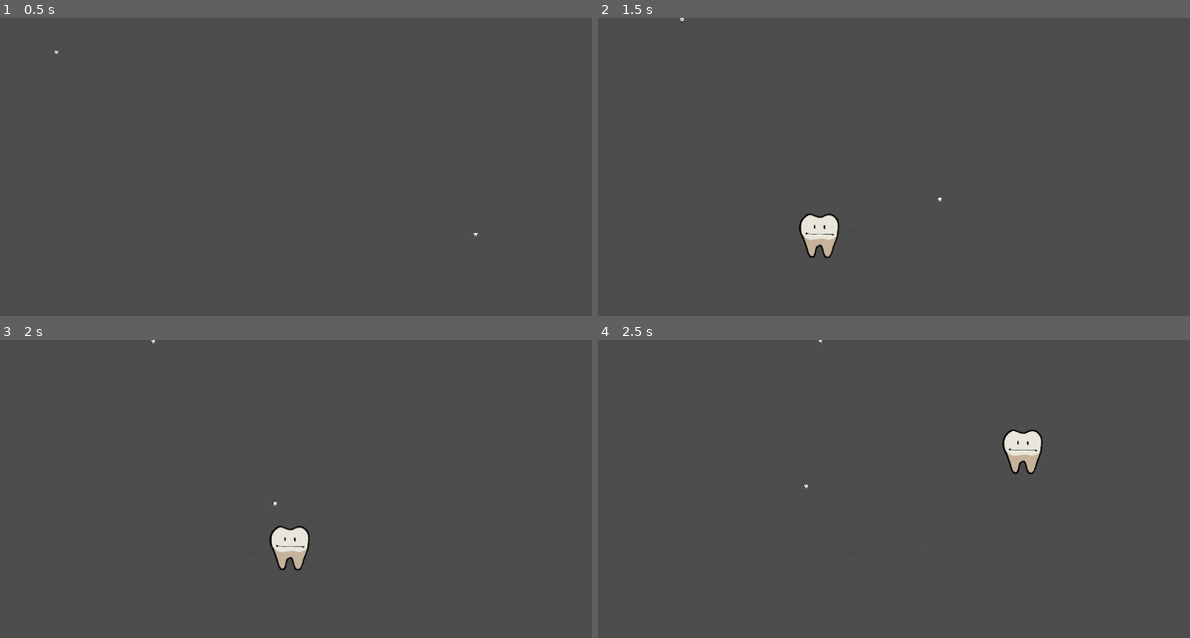
Above: before the commit, frames 1-4 (two rows, left to right).
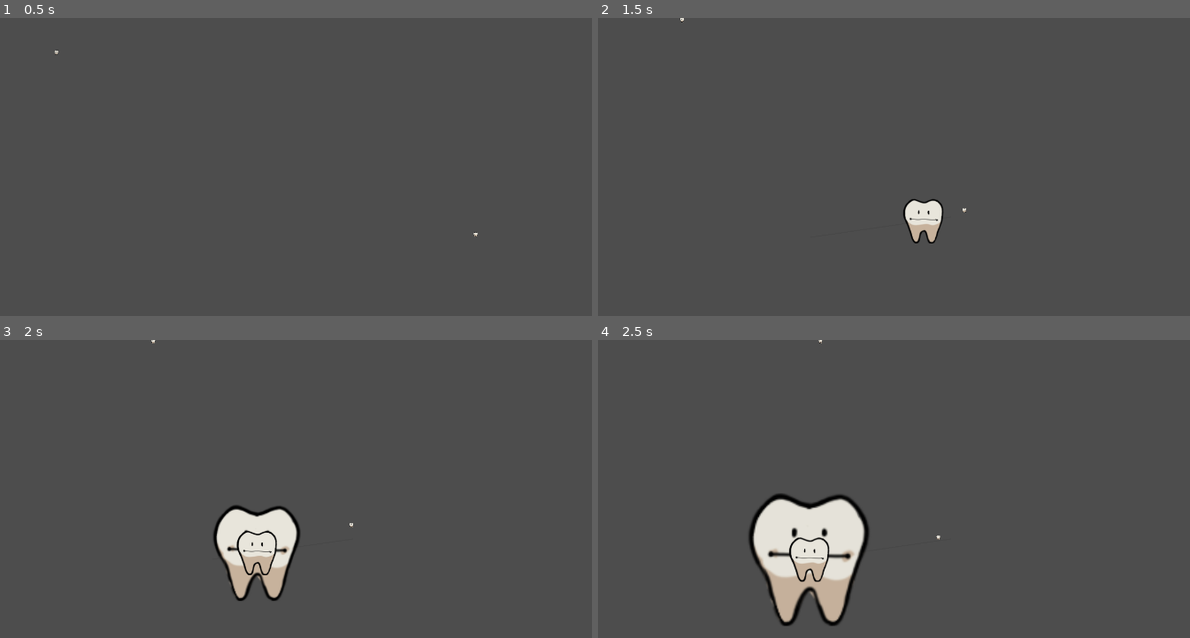
Above: after the commit, the same moments.

Repository: Mapachana/GlobalGameJam2024
Game: Godot game, scene res://escenas/ruta_test.tscn
Two runs of this game, one before a commit and one after it. Both use one fixed random seed, a clock stepped at 60 frames per second and the inputs below. This scene is started directly instead of the project's main scene.
Inputs (mouse positions are in pixels of both pictures, inside the frame that each line leads up to):
- Up to frame 1 (0.5 s): no input
- Up to frame 2 (1.5 s): tap Enter at 0.5 s; move the mouse to (953, 217) at 0.52 s; press the mouse at (953, 217) at 0.53 s; tap Space at 1.25 s; move the mouse to (811, 235) at 1.27 s; release the mouse at (811, 235) at 1.28 s; click (811, 235) at 1.35 s
- Up to frame 3 (2 s): no input
- Up to frame 4 (2.5 s): move the mouse to (1024, 450) at 2.02 s; press the mouse at (1024, 450) at 2.03 s

Frame 1 is identical in both runs. In frame 2, 1.5% of the frame differs, in the area x 33-63%, y 60-81%; in frame 3, 3.4%; in frame 4, 7.2%, in the area x 25-76%, y 29-97%.

Commit message:
Crear trazo con ratón e infectar, fucniona
Pero no en web...

Diff:
--- /dev/null
+++ b/escenas/botella.gd
@@ -0,0 +1,15 @@
+extends Sprite2D
+
+
+# Called when the node enters the scene tree for the first time.
+func _ready():
+	pass # Replace with function body.
+
+
+# Called every frame. 'delta' is the elapsed time since the previous frame.
+func _process(delta):
+	pass
+
+
+func _on_area_2d_body_entered(body):
+	pass
--- a/escenas/personajes.tscn
+++ b/escenas/personajes.tscn
@@ -5,21 +5,6 @@
 
 [sub_resource type="RectangleShape2D" id="RectangleShape2D_xm1st"]
 size = Vector2(578, 598)
-
-[sub_resource type="Animation" id="Animation_8duw2"]
-resource_name = "quieta"
-tracks/0/type = "value"
-tracks/0/imported = false
-tracks/0/enabled = true
-tracks/0/path = NodePath("Sprite2D:frame")
-tracks/0/interp = 1
-tracks/0/loop_wrap = true
-tracks/0/keys = {
-"times": PackedFloat32Array(0, 0.5),
-"transitions": PackedFloat32Array(1, 1),
-"update": 1,
-"values": [0, 0]
-}
 
 [sub_resource type="Animation" id="Animation_q8wbv"]
 length = 0.001
@@ -51,6 +36,39 @@
 "values": [2, 3]
 }
 
+[sub_resource type="Animation" id="Animation_s8n5m"]
+resource_name = "muerto"
+tracks/0/type = "value"
+tracks/0/imported = false
+tracks/0/enabled = true
+tracks/0/path = NodePath("Sprite2D:frame")
+tracks/0/interp = 1
+tracks/0/loop_wrap = true
+tracks/0/keys = {
+"times": PackedFloat32Array(-0.2, 0),
+"transitions": PackedFloat32Array(1, 1),
+"update": 1,
+"values": [8, 6]
+}
+
+[sub_resource type="Animation" id="Animation_8duw2"]
+resource_name = "quieta"
+tracks/0/type = "value"
+tracks/0/imported = false
+tracks/0/enabled = true
+tracks/0/path = NodePath("Sprite2D:frame")
+tracks/0/interp = 1
+tracks/0/loop_wrap = true
+tracks/0/keys = {
+"times": PackedFloat32Array(0, 0.5),
+"transitions": PackedFloat32Array(1, 1),
+"update": 1,
+"values": [0, 0]
+}
+
+[sub_resource type="Animation" id="Animation_0qu0w"]
+resource_name = "risa"
+
 [sub_resource type="Animation" id="Animation_4gegl"]
 resource_name = "risa_lengua"
 tracks/0/type = "value"
@@ -64,24 +82,6 @@
 "transitions": PackedFloat32Array(1, 1),
 "update": 1,
 "values": [4, 5]
-}
-
-[sub_resource type="Animation" id="Animation_0qu0w"]
-resource_name = "risa"
-
-[sub_resource type="Animation" id="Animation_s8n5m"]
-resource_name = "muerto"
-tracks/0/type = "value"
-tracks/0/imported = false
-tracks/0/enabled = true
-tracks/0/path = NodePath("Sprite2D:frame")
-tracks/0/interp = 1
-tracks/0/loop_wrap = true
-tracks/0/keys = {
-"times": PackedFloat32Array(-0.2, 0),
-"transitions": PackedFloat32Array(1, 1),
-"update": 1,
-"values": [8, 6]
 }
 
 [sub_resource type="AnimationLibrary" id="AnimationLibrary_e4ig2"]
--- a/escenas/ruta.gd
+++ b/escenas/ruta.gd
@@ -18,6 +18,8 @@
 var indice_paso=0
 var siguiente_objetivo=null
 
+@export
+var contenido=100
 
 @export
 var velocidad=5
@@ -28,19 +30,28 @@
 
 # Called every frame. 'delta' is the elapsed time since the previous frame.
 func _process(delta):
-	if Input.is_action_just_pressed("pinchar"):
-		comenzar_ruta()
-	elif Input.is_action_pressed("pinchar"):
-		seguir_ruta()
-	elif Input.is_action_just_released("pinchar"):
-		parar_ruta()
+	if estado!=final:
+		if Input.is_action_just_pressed("pinchar"):
+			comenzar_ruta()
+		elif Input.is_action_pressed("pinchar"):
+			seguir_ruta()
+		elif Input.is_action_just_released("pinchar"):
+			parar_ruta()
+	else:
+		if Input.is_action_pressed("pinchar"):
+			if contenido>0:
+				$MuelaParada/AnimationPlayerHumo.play("flusss")
+
 
 	if estado==final:
+
 		if siguiente_objetivo!=null:
 			if $MuelaParada.position.distance_to(siguiente_objetivo)<offset:
 				indice_paso=clamp(indice_paso+1,0,total_pasos-1)
 				siguiente_objetivo=$Line2D.get_point_position(indice_paso)
 			$MuelaParada.position=$MuelaParada.position+(siguiente_objetivo-$MuelaParada.position).normalized()*velocidad
+
+
 
 		#$Path2D/PathFollow2D.set_progress(progreso)
 		#progreso=clamp(progreso+delta,0,1.0)
@@ -83,3 +94,7 @@
 
 func _on_input_event(viewport, event, shape_idx):
 	pass
+
+func _on_area_2d_body_entered(body):
+	if body.is_in_group("personajes"):
+		body.infectado = true;
--- a/escenas/ruta.tscn
+++ b/escenas/ruta.tscn
@@ -1,10 +1,248 @@
-[gd_scene load_steps=8 format=3 uid="uid://qrke8xc8tsec"]
+[gd_scene load_steps=13 format=3 uid="uid://qrke8xc8tsec"]
 
 [ext_resource type="Script" path="res://escenas/ruta.gd" id="1_bpjdd"]
 [ext_resource type="Texture2D" uid="uid://dbwewu56j1yw" path="res://graficos/Muela_parada.png" id="2_p0cwi"]
 
 [sub_resource type="RectangleShape2D" id="RectangleShape2D_8d10g"]
 size = Vector2(1572, 899)
+
+[sub_resource type="Animation" id="Animation_m2gil"]
+length = 0.001
+tracks/0/type = "value"
+tracks/0/imported = false
+tracks/0/enabled = true
+tracks/0/path = NodePath("MuelaParada/gas:scale")
+tracks/0/interp = 1
+tracks/0/loop_wrap = true
+tracks/0/keys = {
+"times": PackedFloat32Array(0),
+"transitions": PackedFloat32Array(1),
+"update": 0,
+"values": [Vector2(0.5, 0.5)]
+}
+tracks/1/type = "bezier"
+tracks/1/imported = false
+tracks/1/enabled = true
+tracks/1/path = NodePath("MuelaParada/gas:scale:x")
+tracks/1/interp = 1
+tracks/1/loop_wrap = true
+tracks/1/keys = {
+"handle_modes": PackedInt32Array(0),
+"points": PackedFloat32Array(0.5, -0.25, 0, 0.25, 0),
+"times": PackedFloat32Array(0)
+}
+tracks/2/type = "bezier"
+tracks/2/imported = false
+tracks/2/enabled = true
+tracks/2/path = NodePath("MuelaParada/gas:scale:y")
+tracks/2/interp = 1
+tracks/2/loop_wrap = true
+tracks/2/keys = {
+"handle_modes": PackedInt32Array(0),
+"points": PackedFloat32Array(0.5, -0.25, 0, 0.25, 0),
+"times": PackedFloat32Array(0)
+}
+tracks/3/type = "bezier"
+tracks/3/imported = false
+tracks/3/enabled = true
+tracks/3/path = NodePath("MuelaParada/gas:modulate:r")
+tracks/3/interp = 1
+tracks/3/loop_wrap = true
+tracks/3/keys = {
+"handle_modes": PackedInt32Array(0),
+"points": PackedFloat32Array(1, -0.25, 0, 0.25, 0),
+"times": PackedFloat32Array(0)
+}
+tracks/4/type = "bezier"
+tracks/4/imported = false
+tracks/4/enabled = true
+tracks/4/path = NodePath("MuelaParada/gas:modulate:g")
+tracks/4/interp = 1
+tracks/4/loop_wrap = true
+tracks/4/keys = {
+"handle_modes": PackedInt32Array(0),
+"points": PackedFloat32Array(1, -0.25, 0, 0.25, 0),
+"times": PackedFloat32Array(0)
+}
+tracks/5/type = "bezier"
+tracks/5/imported = false
+tracks/5/enabled = true
+tracks/5/path = NodePath("MuelaParada/gas:modulate:b")
+tracks/5/interp = 1
+tracks/5/loop_wrap = true
+tracks/5/keys = {
+"handle_modes": PackedInt32Array(0),
+"points": PackedFloat32Array(1, -0.25, 0, 0.25, 0),
+"times": PackedFloat32Array(0)
+}
+tracks/6/type = "bezier"
+tracks/6/imported = false
+tracks/6/enabled = true
+tracks/6/path = NodePath("MuelaParada/gas:modulate:a")
+tracks/6/interp = 1
+tracks/6/loop_wrap = true
+tracks/6/keys = {
+"handle_modes": PackedInt32Array(0),
+"points": PackedFloat32Array(1, -0.25, 0, 0.25, 0),
+"times": PackedFloat32Array(0)
+}
+tracks/7/type = "bezier"
+tracks/7/imported = false
+tracks/7/enabled = true
+tracks/7/path = NodePath("MuelaParada/Area2D/CollisionShape2D:shape:radius")
+tracks/7/interp = 1
+tracks/7/loop_wrap = true
+tracks/7/keys = {
+"handle_modes": PackedInt32Array(0),
+"points": PackedFloat32Array(0, -0.25, 0, 0.25, 0),
+"times": PackedFloat32Array(0)
+}
+tracks/8/type = "value"
+tracks/8/imported = false
+tracks/8/enabled = true
+tracks/8/path = NodePath("MuelaParada/Area2D/CollisionShape2D:disabled")
+tracks/8/interp = 1
+tracks/8/loop_wrap = true
+tracks/8/keys = {
+"times": PackedFloat32Array(0),
+"transitions": PackedFloat32Array(1),
+"update": 1,
+"values": [true]
+}
+
+[sub_resource type="Animation" id="Animation_qa2d6"]
+resource_name = "flusss"
+length = 5.0
+tracks/0/type = "bezier"
+tracks/0/imported = false
+tracks/0/enabled = true
+tracks/0/path = NodePath("MuelaParada/gas:scale:x")
+tracks/0/interp = 1
+tracks/0/loop_wrap = true
+tracks/0/keys = {
+"handle_modes": PackedInt32Array(0, 0, 0),
+"points": PackedFloat32Array(0.5, -0.25, 0, 0.25, 0, 3, -0.25, 0, 0.25, 0, 0.5, -0.25, 0, 0.25, 0),
+"times": PackedFloat32Array(0, 1, 5)
+}
+tracks/1/type = "bezier"
+tracks/1/imported = false
+tracks/1/enabled = true
+tracks/1/path = NodePath("MuelaParada/gas:scale:y")
+tracks/1/interp = 1
+tracks/1/loop_wrap = true
+tracks/1/keys = {
+"handle_modes": PackedInt32Array(0, 0, 0),
+"points": PackedFloat32Array(0.5, -0.25, 0, 0.25, 0, 3, -0.25, 0, 0.25, 0, 0.5, -0.25, 0, 0.25, 0),
+"times": PackedFloat32Array(0, 1, 5)
+}
+tracks/2/type = "bezier"
+tracks/2/imported = false
+tracks/2/enabled = true
+tracks/2/path = NodePath("MuelaParada/gas:modulate:r")
+tracks/2/interp = 1
+tracks/2/loop_wrap = true
+tracks/2/keys = {
+"handle_modes": PackedInt32Array(0, 0, 0),
+"points": PackedFloat32Array(1, -0.25, 0, 0.25, 0, 1, -0.25, 0, 0.25, 0, 1, -0.25, 0, 0.25, 0),
+"times": PackedFloat32Array(0, 1, 5)
+}
+tracks/3/type = "bezier"
+tracks/3/imported = false
+tracks/3/enabled = true
+tracks/3/path = NodePath("MuelaParada/gas:modulate:g")
+tracks/3/interp = 1
+tracks/3/loop_wrap = true
+tracks/3/keys = {
+"handle_modes": PackedInt32Array(0, 0, 0),
+"points": PackedFloat32Array(1, -0.25, 0, 0.25, 0, 1, -0.25, 0, 0.25, 0, 1, -0.25, 0, 0.25, 0),
+"times": PackedFloat32Array(0, 1, 5)
+}
+tracks/4/type = "bezier"
+tracks/4/imported = false
+tracks/4/enabled = true
+tracks/4/path = NodePath("MuelaParada/gas:modulate:b")
+tracks/4/interp = 1
+tracks/4/loop_wrap = true
+tracks/4/keys = {
+"handle_modes": PackedInt32Array(0, 0, 0),
+"points": PackedFloat32Array(1, -0.25, 0, 0.25, 0, 1, -0.25, 0, 0.25, 0, 1, -0.25, 0, 0.25, 0),
+"times": PackedFloat32Array(0, 1, 5)
+}
+tracks/5/type = "bezier"
+tracks/5/imported = false
+tracks/5/enabled = true
+tracks/5/path = NodePath("MuelaParada/gas:modulate:a")
+tracks/5/interp = 1
+tracks/5/loop_wrap = true
+tracks/5/keys = {
+"handle_modes": PackedInt32Array(0, 0, 0),
+"points": PackedFloat32Array(1, -0.25, 0, 0.25, 0, 1, -0.25, 0, 0.25, 0, 0, -0.25, 0, 0.25, 0),
+"times": PackedFloat32Array(0, 1, 5)
+}
+tracks/6/type = "bezier"
+tracks/6/imported = false
+tracks/6/enabled = true
+tracks/6/path = NodePath("MuelaParada/Area2D/CollisionShape2D:shape:radius")
+tracks/6/interp = 1
+tracks/6/loop_wrap = true
+tracks/6/keys = {
+"handle_modes": PackedInt32Array(0, 0, 0),
+"points": PackedFloat32Array(10, -0.25, 0, 0.25, 0, 161.012, -0.25, 0, 0.25, 0, 29.0689, -0.25, 0, 0.25, 0),
+"times": PackedFloat32Array(0, 1, 5)
+}
+tracks/7/type = "value"
+tracks/7/imported = false
+tracks/7/enabled = true
+tracks/7/path = NodePath("MuelaParada/Area2D/CollisionShape2D:disabled")
+tracks/7/interp = 1
+tracks/7/loop_wrap = true
+tracks/7/keys = {
+"times": PackedFloat32Array(0, 5),
+"transitions": PackedFloat32Array(1, 1),
+"update": 1,
+"values": [false, true]
+}
+
+[sub_resource type="Animation" id="Animation_naaiw"]
+resource_name = "parado"
+loop_mode = 1
+tracks/0/type = "value"
+tracks/0/imported = false
+tracks/0/enabled = true
+tracks/0/path = NodePath("MuelaParada/gas:scale")
+tracks/0/interp = 1
+tracks/0/loop_wrap = true
+tracks/0/keys = {
+"times": PackedFloat32Array(0),
+"transitions": PackedFloat32Array(1),
+"update": 0,
+"values": [Vector2(0.5, 0.5)]
+}
+
+[sub_resource type="AnimationLibrary" id="AnimationLibrary_dx2ha"]
+_data = {
+"RESET": SubResource("Animation_m2gil"),
+"flusss": SubResource("Animation_qa2d6"),
+"parado": SubResource("Animation_naaiw")
+}
+
+[sub_resource type="CircleShape2D" id="CircleShape2D_1gxsa"]
+radius = 0.0
+
+[sub_resource type="Animation" id="Animation_6dv8h"]
+length = 0.001
+tracks/0/type = "value"
+tracks/0/imported = false
+tracks/0/enabled = true
+tracks/0/path = NodePath("MuelaParada:frame_coords")
+tracks/0/interp = 1
+tracks/0/loop_wrap = true
+tracks/0/keys = {
+"times": PackedFloat32Array(0),
+"transitions": PackedFloat32Array(1),
+"update": 1,
+"values": [Vector2i(0, 0)]
+}
 
 [sub_resource type="Animation" id="Animation_2xtaj"]
 resource_name = "parada"
@@ -23,21 +261,6 @@
 "values": [Vector2i(0, 0), Vector2i(1, 0)]
 }
 
-[sub_resource type="Animation" id="Animation_6dv8h"]
-length = 0.001
-tracks/0/type = "value"
-tracks/0/imported = false
-tracks/0/enabled = true
-tracks/0/path = NodePath("MuelaParada:frame_coords")
-tracks/0/interp = 1
-tracks/0/loop_wrap = true
-tracks/0/keys = {
-"times": PackedFloat32Array(0),
-"transitions": PackedFloat32Array(1),
-"update": 1,
-"values": [Vector2i(0, 0)]
-}
-
 [sub_resource type="AnimationLibrary" id="AnimationLibrary_n567q"]
 _data = {
 "RESET": SubResource("Animation_6dv8h"),
@@ -63,6 +286,25 @@
 texture = ExtResource("2_p0cwi")
 hframes = 2
 
+[node name="gas" type="Sprite2D" parent="MuelaParada"]
+show_behind_parent = true
+scale = Vector2(0.5, 0.5)
+texture = ExtResource("2_p0cwi")
+hframes = 2
+
+[node name="AnimationPlayerHumo" type="AnimationPlayer" parent="MuelaParada"]
+root_node = NodePath("../..")
+libraries = {
+"": SubResource("AnimationLibrary_dx2ha")
+}
+autoplay = "parado"
+
+[node name="Area2D" type="Area2D" parent="MuelaParada"]
+
+[node name="CollisionShape2D" type="CollisionShape2D" parent="MuelaParada/Area2D"]
+shape = SubResource("CircleShape2D_1gxsa")
+disabled = true
+
 [node name="AnimationPlayer" type="AnimationPlayer" parent="."]
 libraries = {
 "": SubResource("AnimationLibrary_n567q")
@@ -77,3 +319,4 @@
 rotation = -2.07335
 
 [connection signal="input_event" from="." to="." method="_on_input_event"]
+[connection signal="body_entered" from="MuelaParada/Area2D" to="." method="_on_area_2d_body_entered"]
--- a/project.godot
+++ b/project.godot
@@ -23,6 +23,7 @@
 
 window/size/viewport_width=1536
 window/size/viewport_height=864
+window/stretch/mode="viewport"
 
 [input]
 
@@ -31,3 +32,11 @@
 "events": [Object(InputEventMouseButton,"resource_local_to_scene":false,"resource_name":"","device":-1,"window_id":0,"a …(253 unchanged characters)…
 ]
 }
+
+[input_devices]
+
+pointing/emulate_touch_from_mouse=true
+
+[rendering]
+
+renderer/rendering_method="gl_compatibility"
Not shown, added: export_presets.cfg
Not shown, added: graficos/Muela_andando_1.png.import
Not shown, added: graficos/Muela_andando_2.png.import
Not shown, added: graficos/Muela_muerte.png.import
Not shown, added: graficos/Muela_parada_1.png.import
Not shown, added: graficos/Muela_parada_2.png.import
Not shown, added: graficos/Muela_riendo_1.png.import
Not shown, added: graficos/Muela_riendo_1bis.png.import
Not shown, added: graficos/Muela_riendo_2.png.import
Not shown, added: graficos/Muela_riendo_2bis.png.import
